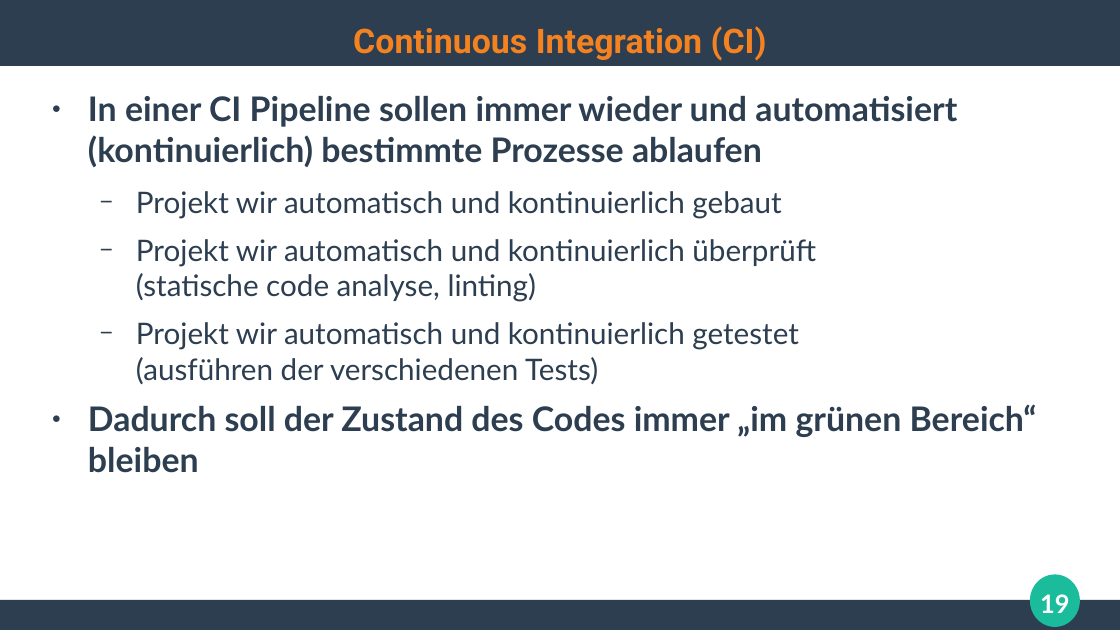
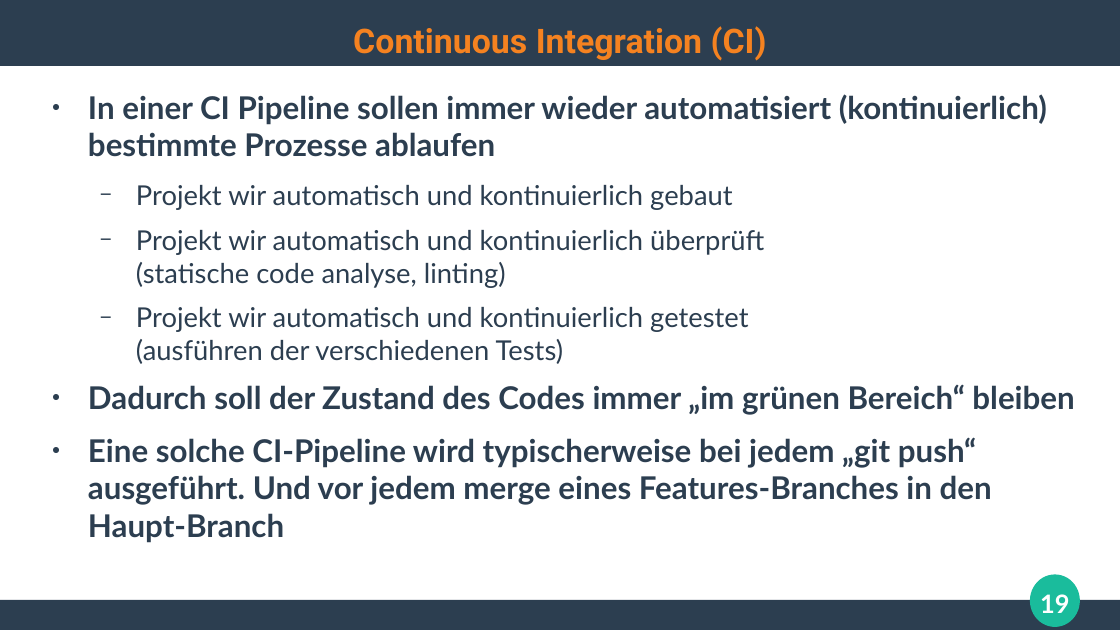
Before and after one commit to ghandmann/HS-AlbSig-WebAnwendungen2, a slide deck: slide 19 of Kapitel/10_ModerneSoftwareentwicklung.odp. Drawn at 1120x630 pixels with LibreOffice and Linux fonts; fonts in the diff are those of the drawing. Boxes give left, top, right and bottom in pixels: in the first picture for what was removed or moved away, otherwise in the second. Text is boxed around its words. In the diff, an @@ line names an element or a change of style, - is before the commit and + after.

```diff
--- a/Kapitel/10_ModerneSoftwareentwicklung.odp
+++ b/Kapitel/10_ModerneSoftwareentwicklung.odp
@@ text at box(88, 94, 1047, 157): text changed; size 24 to 22.2 pt @@
-● In einer CI Pipeline sollen immer wieder und automatisiert (kontinuierlich) bestimmte Prozesse ablaufen
+● In einer CI Pipeline sollen immer wieder automatisiert (kontinuierlich) bestimmte Prozesse ablaufen
@@ text at box(88, 185, 1074, 415): size 21 to 19.4 pt in "Projekt wir automatisch und kontinuierlich gebaut", "Projekt wir automatisch und kontinuierlich überprüft (statis ...", "Projekt wir automatisch und kontinuierlich getestet (ausführ ..."; size 24 to 22.2 pt in "Dadurch soll der Zustand des Codes immer ..." @@
@@ text at box(88, 437, 992, 543): paragraph added @@
+● Eine solche CI-Pipeline wird typischerweise bei jedem „git push“ ausgeführt. Und vor jedem merge eines Features-Branches in den Haupt-Branch
```
Also in this commit, not shown: 2 other slides changed.
